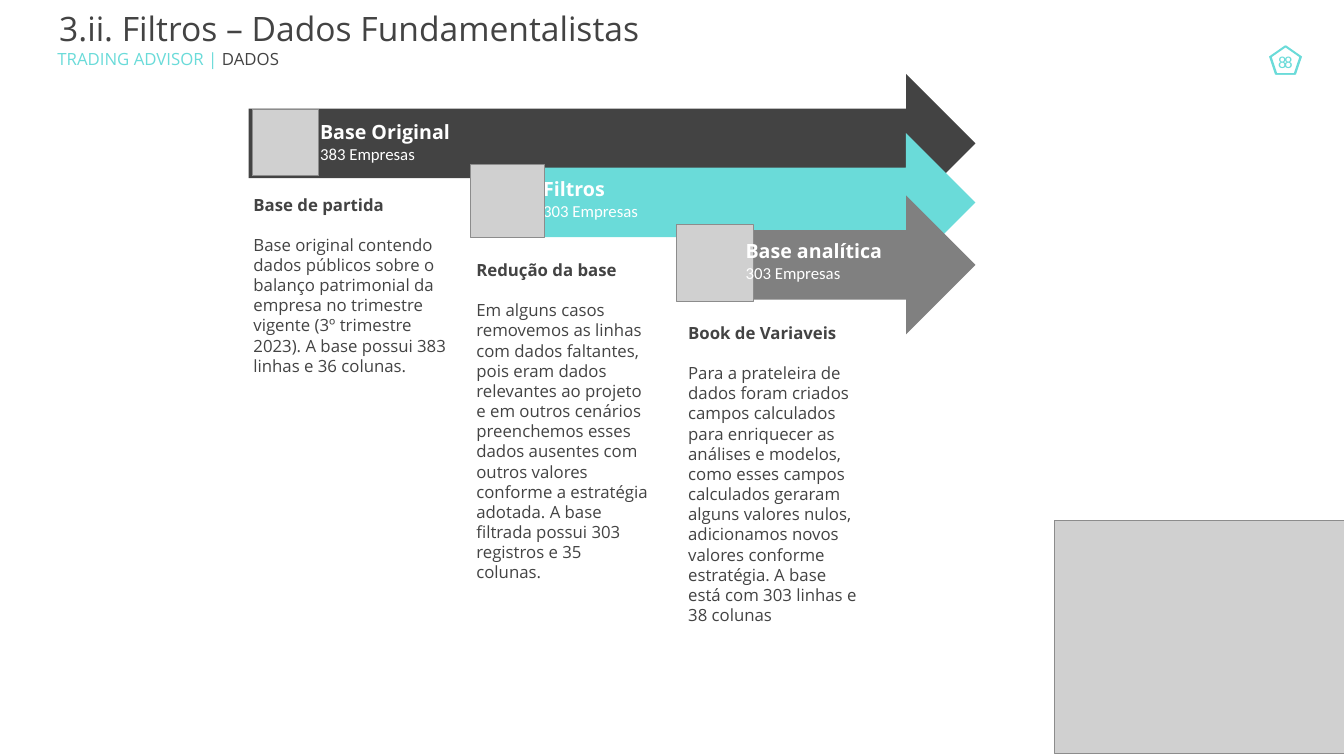
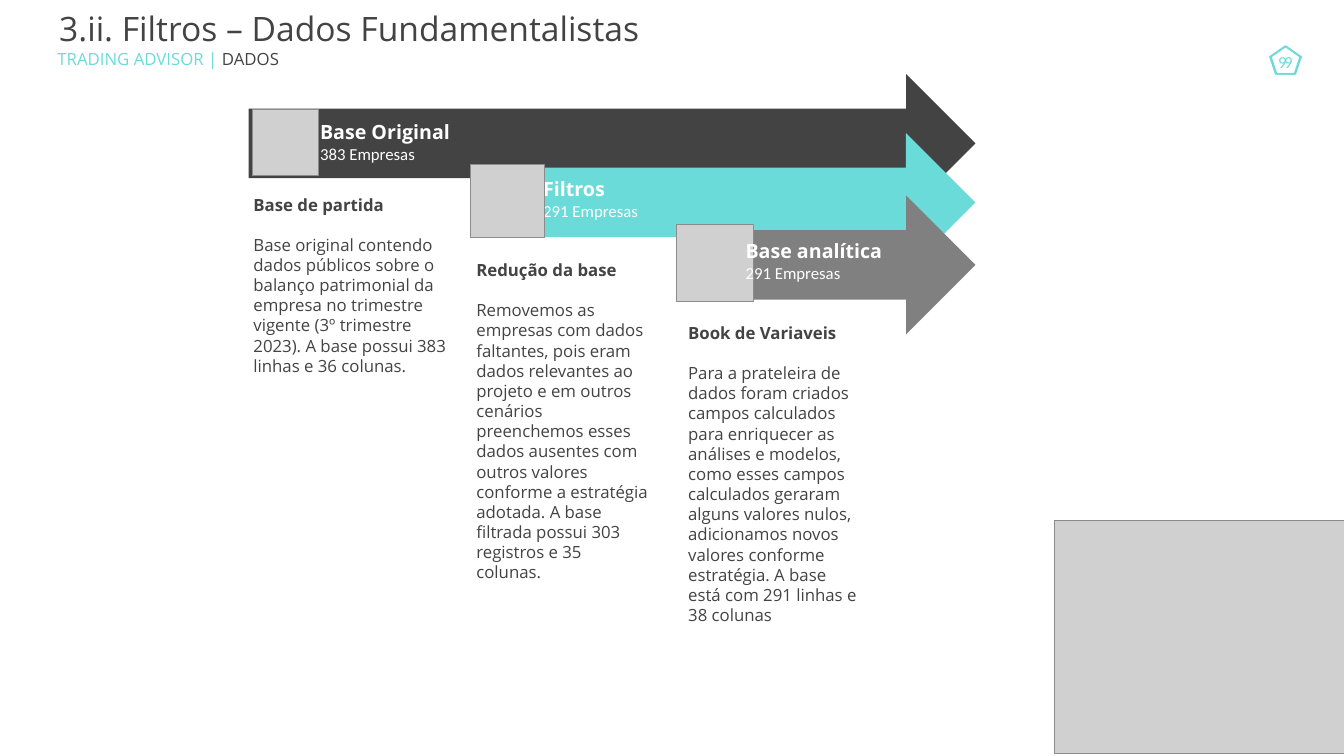
Before and after one commit to aalvesrpg/tcc-fia-trading-advisor, a slide deck: slide 9 of docs/apresentacao_tcc_fia_trading_advisor.pptx (slide 8 before the commit). Drawn at 1344x756 pixels with LibreOffice and Linux fonts; fonts in the diff are those of the drawing; grey boxes stand for pictures; background and template pictures are left out. Boxes give left, top, right and bottom in pixels: in the first picture for what was removed or moved away, otherwise in the second. Text is boxed around its words. In the diff, an @@ line names an element or a change of style, - is before the commit and + after.

```diff
--- a/docs/apresentacao_tcc_fia_trading_advisor.pptx
+++ b/docs/apresentacao_tcc_fia_trading_advisor.pptx
@@ page number at (1278, 57, 1286, 68): text changed @@
-8
+9
@@ page number at (1284, 57, 1292, 68): text changed @@
-8
+9
@@ text at (543, 203, 638, 221): text changed @@
-303 Empresas
+291 Empresas
@@ text at (746, 265, 841, 283): text changed @@
-303 Empresas
+291 Empresas
@@ text at (476, 304, 647, 578): text changed @@
-Em alguns casos removemos as linhas com dados faltantes, pois eram dados relevantes ao projeto e em outros cenários preenchemos esses dados ausentes com outros valores conforme a estratégia adotada. A base filtrada possui 303 registros e 35 colunas.
+Removemos as empresas com dados faltantes, pois eram dados relevantes ao projeto e em outros cenários preenchemos esses dados ausentes com outros valores conforme a estratégia adotada. A base filtrada possui 303 registros e 35 colunas.
@@ text at (688, 366, 856, 621): text changed @@
-Para a prateleira de dados foram criados campos calculados para enriquecer as análises e modelos, como esses campos calculados geraram alguns valores nulos, adicionamos novos valores conforme estratégia. A base está com 303 linhas e 38 colunas
+Para a prateleira de dados foram criados campos calculados para enriquecer as análises e modelos, como esses campos calculados geraram alguns valores nulos, adicionamos novos valores conforme estratégia. A base está com 291 linhas e 38 colunas
```
Also in this commit, not shown: 2 other slides changed, 4 slides added, 1 slide removed.
